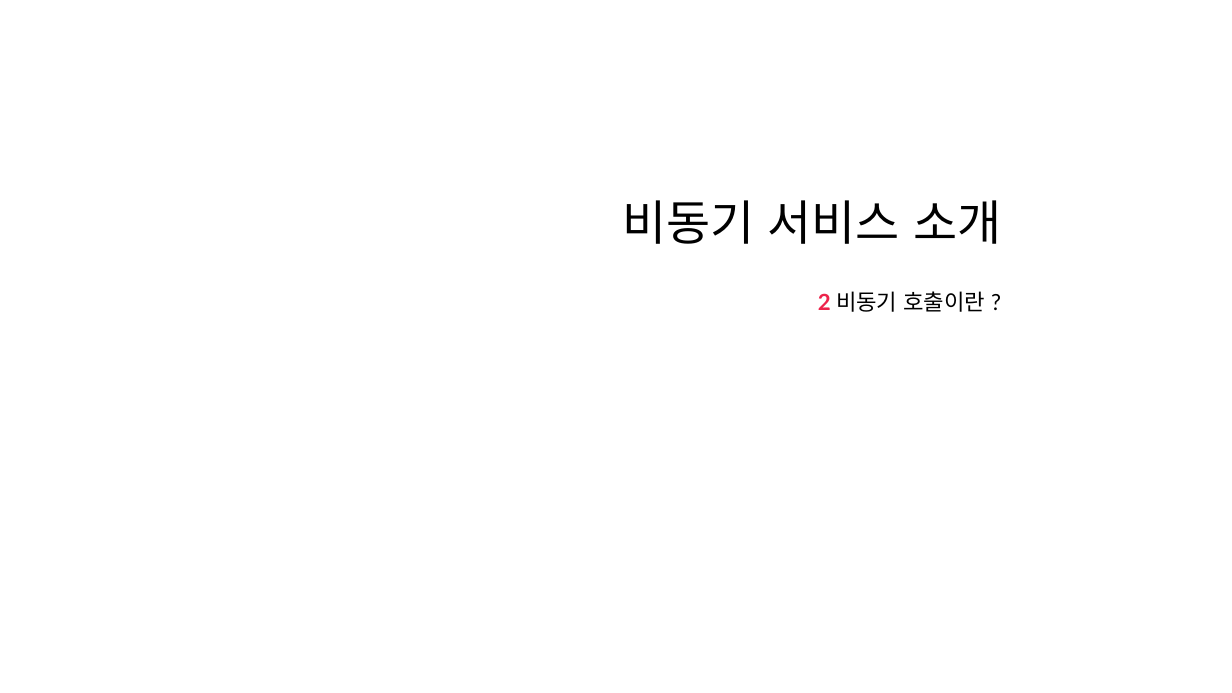
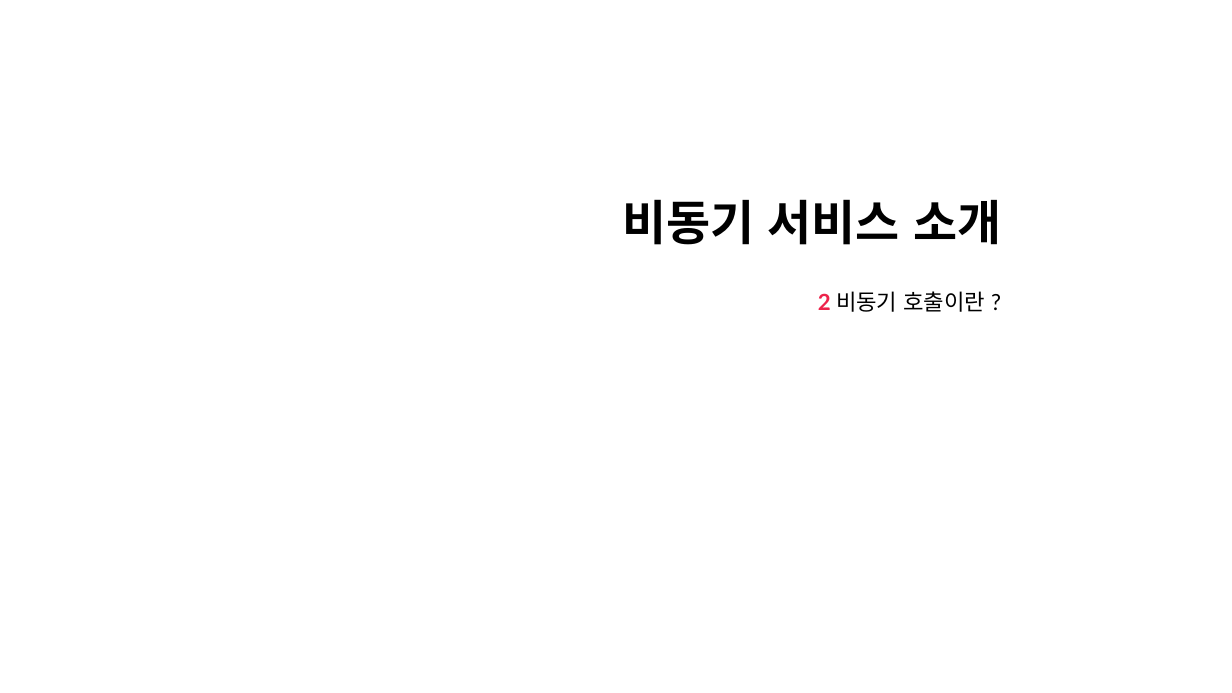
Before and after one commit to nayasis/fastcampus-hyper-webflux, a slide deck: slide 1 of 99.ppt/[Ch4-1. 비동기 서비스 소개] 1-2. 비동기 호출이란 ~ 1-3. Servlet_Reactive.pptx. Drawn at 1232x693 pixels with LibreOffice and Linux fonts; fonts in the diff are those of the drawing; background and template pictures are left out. Boxes give left, top, right and bottom in pixels: in the first picture for what was removed or moved away, otherwise in the second. Text is boxed around its words. In the diff, an @@ line names an element or a change of style, - is before the commit and + after.

```diff
--- a/99.ppt/[Ch4-1. 비동기 서비스 소개] 1-2. 비동기 호출이란 ~ 1-3. Servlet_Reactive.pptx
+++ b/99.ppt/[Ch4-1. 비동기 서비스 소개] 1-2. 비동기 호출이란 ~ 1-3. Servlet_Reactive.pptx
@@ title "비동기 서비스 소개" at [622, 199, 1001, 245]: bold on @@
```
Also in this commit, not shown: 10 other slides changed, 3 slides added, 3 other files.
